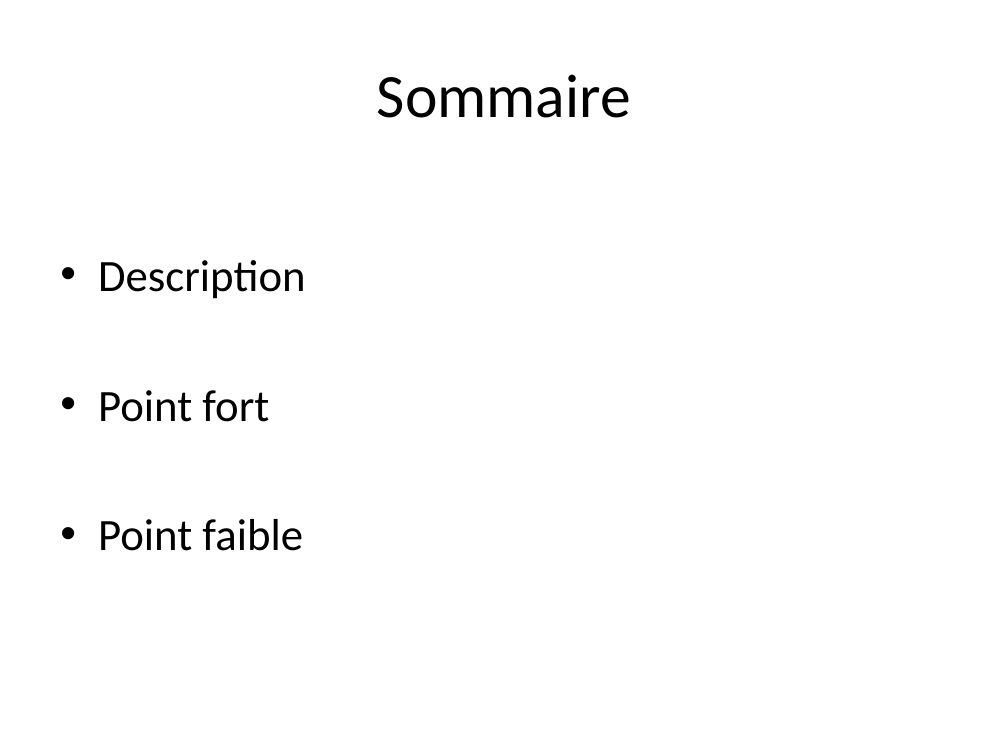
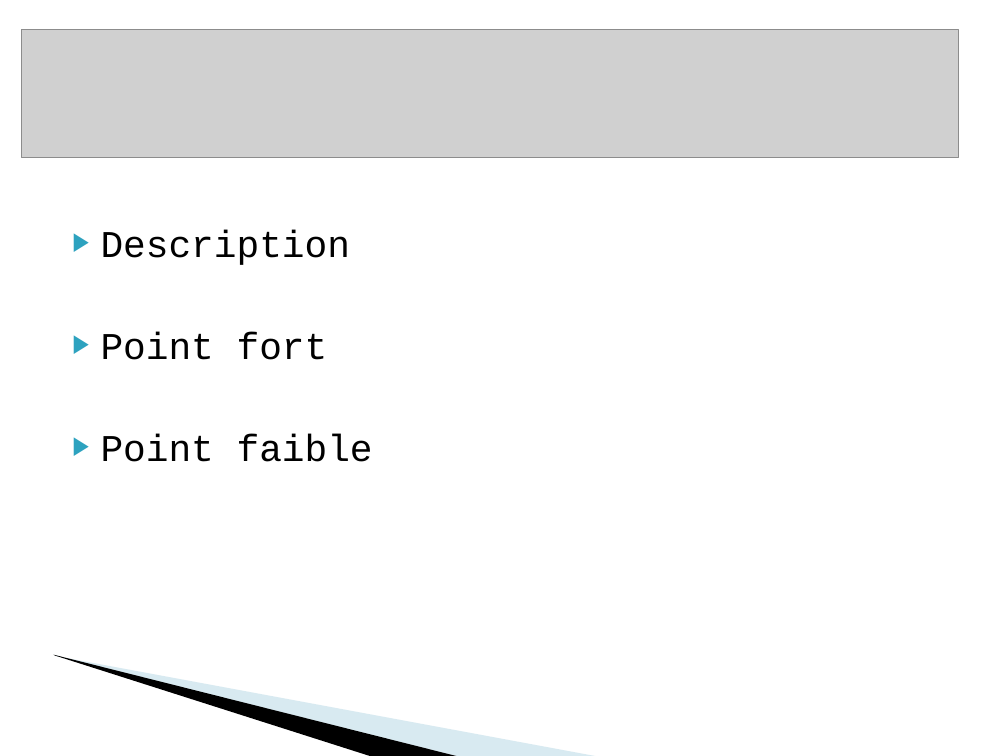
Before and after one commit to Imp95/JavaScriptGame, a slide deck: slide 2 of Présentation Jeu Javascript.ppt. Drawn at 1008x756 pixels with LibreOffice and Linux fonts; fonts in the diff are those of the drawing; grey boxes stand for pictures; background and template pictures are left out. Boxes give left, top, right and bottom in pixels: in the first picture for what was removed or moved away, otherwise in the second. Text is boxed around its words. In the diff, an @@ line names an element or a change of style, - is before the commit and + after.

```diff
--- a/Présentation Jeu Javascript.ppt
+++ b/Présentation Jeu Javascript.ppt
@@ picture added at bbox=[21, 29, 958, 157] @@
@@ title removed at bbox=[377, 74, 631, 118] @@
-Sommaire
@@ text "Description": place and size @@
-text "Description" at bbox=[98, 260, 306, 551]
+text "Description" at bbox=[101, 230, 373, 462]
@@ text "Description" at bbox=[101, 230, 373, 462]: size 32 to 27 pt, font Calibri to Courier New; bullet • to ▶; less space between paragraphs; bullet colour #000000 to #2DA2BF @@
@@ freeform shape added at bbox=[53, 654, 461, 756], fill #000000 @@
@@ freeform shape added at bbox=[55, 655, 600, 756], fill #9FCBDC at 40% opacity @@
```
Also in this commit, not shown: 4 other slides changed, 1 slide added, 1 slide removed.
